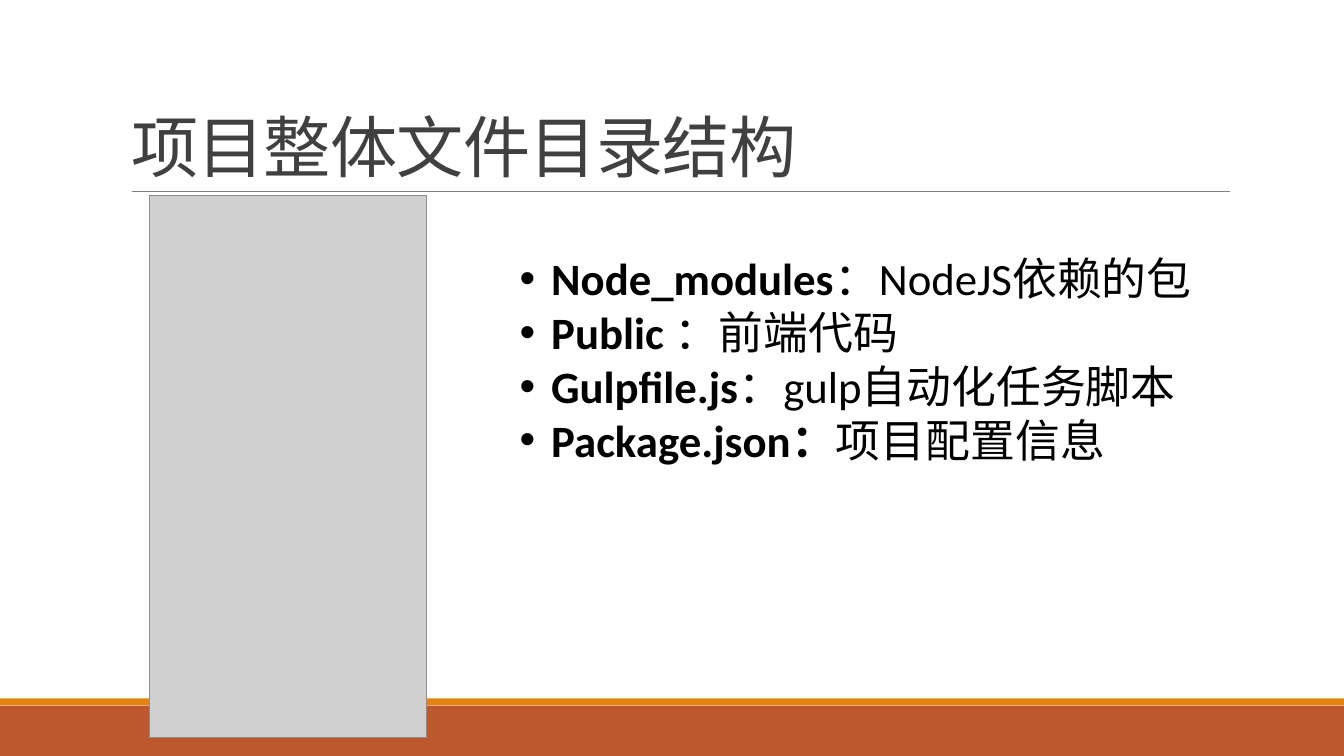
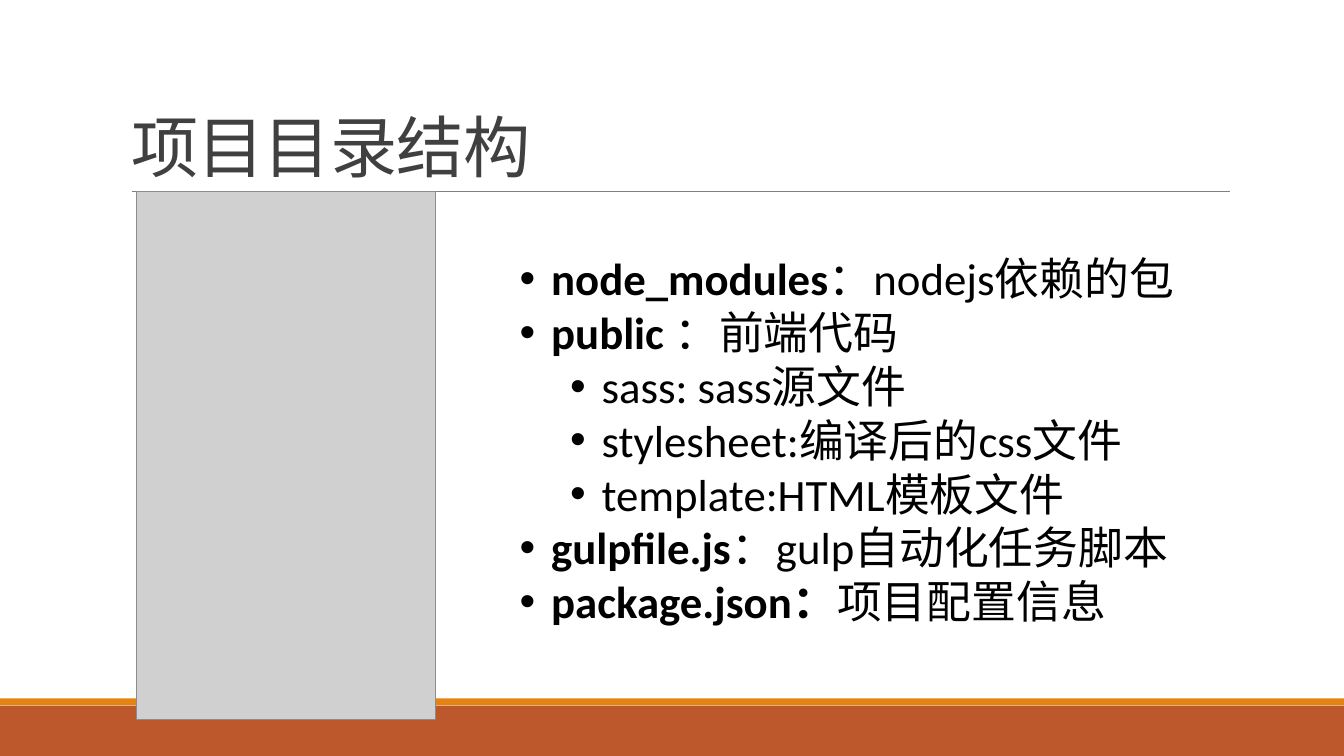
Before and after one commit to boomler/personalPractice, a slide deck: slide 3 of 前端环境搭建及相关技术简介.pptx (slide 12 before the commit). Drawn at 1344x756 pixels with LibreOffice and Linux fonts; fonts in the diff are those of the drawing; grey boxes stand for pictures. Boxes give left, top, right and bottom in pixels: in the first picture for what was removed or moved away, otherwise in the second. Text is boxed around its words. In the diff, an @@ line names an element or a change of style, - is before the commit and + after.

```diff
--- a/前端环境搭建及相关技术简介.pptx
+++ b/前端环境搭建及相关技术简介.pptx
@@ title at (131, 115, 530, 178): text changed @@
-项目整体文件目录结构
+项目目录结构
@@ picture: place and size @@
-picture at (149, 196, 426, 738)
+picture at (136, 192, 435, 719)
@@ text at (551, 258, 1174, 626): text changed; bold off @@
-• Node_modules：NodeJS依赖的包
-• Public ：前端代码
-• Gulpfile.js：gulp自动化任务脚本
-• Package.json：项目配置信息
+• node_modules：nodejs依赖的包
+• public ：前端代码
+  • sass: sass源文件
+  • stylesheet:编译后的css文件
+  • template:HTML模板文件
+• gulpfile.js：gulp自动化任务脚本
+• package.json：项目配置信息
```
Also in this commit, not shown: 5 other slides changed, 1 slide added, 5 slides removed, 12 other files.
